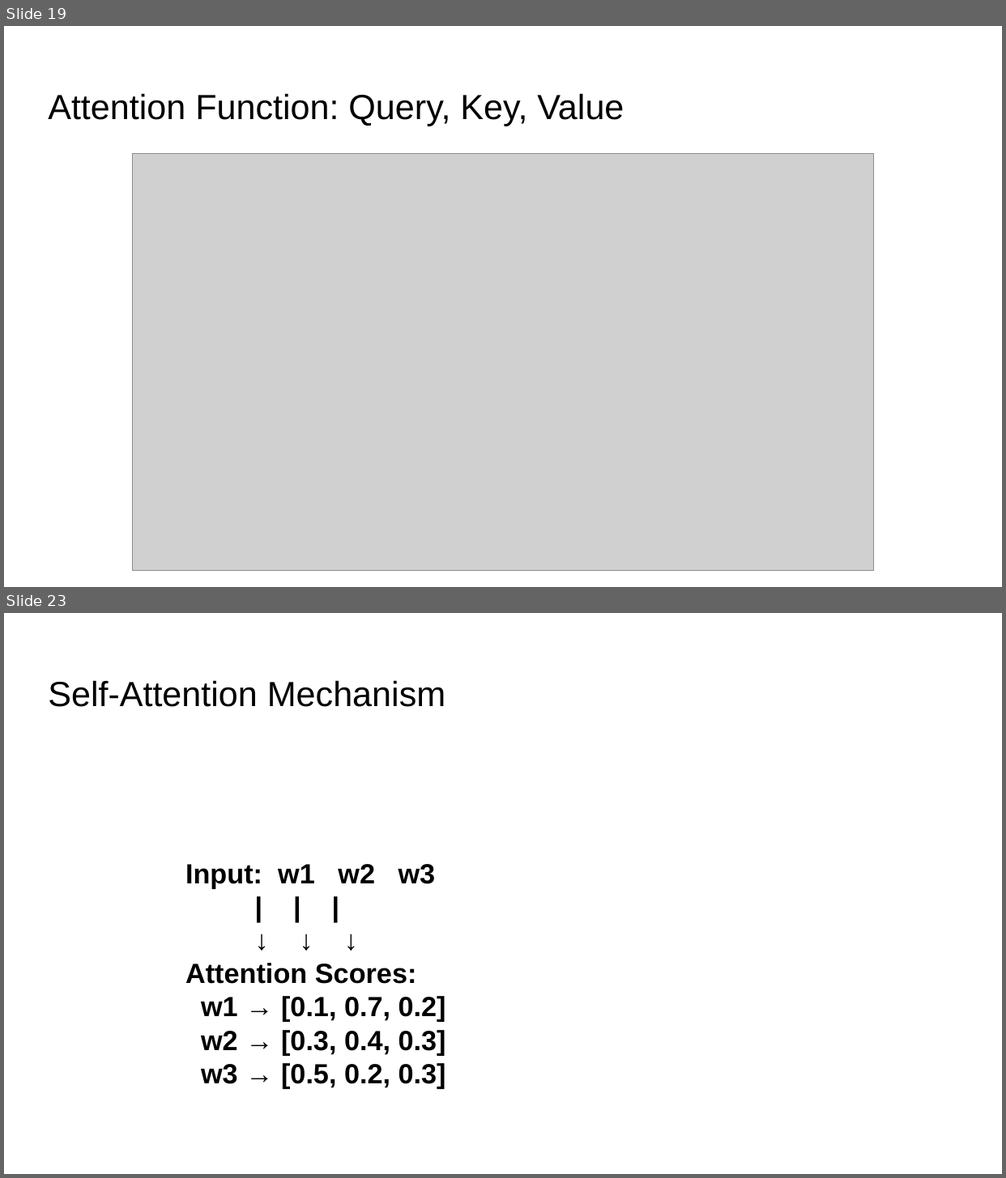
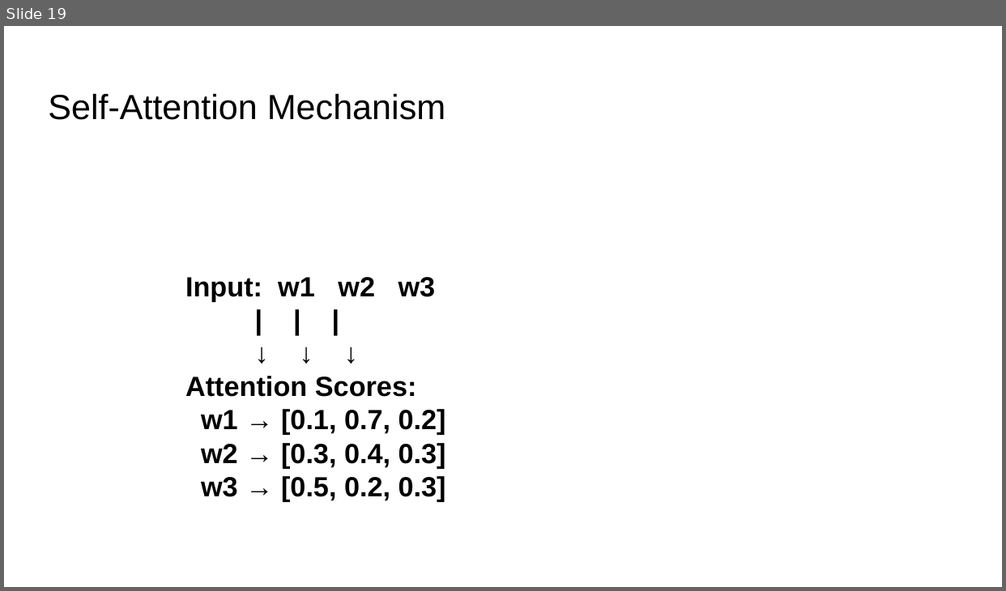
Before and after one commit to motazsaad/NLP-Master-2025, a slide deck: slides/NLP/06 Transformers.pptx. Shown one above the other, each under a label of ours: slides 19 and 23 before the commit, slide 19 after it; the slides between them are not shown. The pictures are 1006x1178 and 1006x591 pixels, drawn with LibreOffice and Linux fonts; fonts in the diff are those of the drawing; grey boxes stand for pictures. Boxes give left, top, right and bottom in pixels: in the first picture for what was removed or moved away, otherwise in the second. Text is boxed around its words. In the diff, an @@ line names an element or a change of style, - is before the commit and + after.

```diff
--- a/slides/NLP/06 Transformers.pptx
+++ b/slides/NLP/06 Transformers.pptx
@@ slide 19 removed at (x1=4, y1=26, x2=1002, y2=587), background #FFFFFF @@
@@ title removed at (x1=48, y1=93, x2=624, y2=126) @@
-Attention Function: Query, Key, Value
@@ picture removed at (x1=133, y1=154, x2=874, y2=571) @@
@@ what was slide 23 is now slide 19 @@
```
Also in this commit, not shown: 2 slides changed, 6 slides added, 11 other slides removed, 2 other files.
